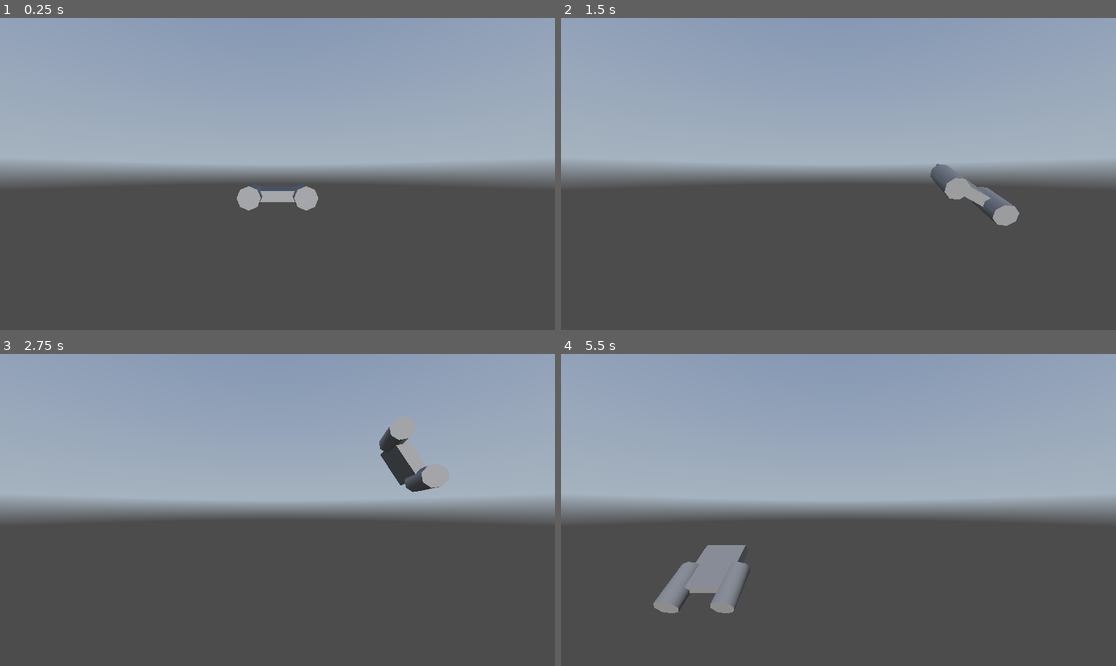
Above: before the commit, frames 1-4 (two rows, left to right).
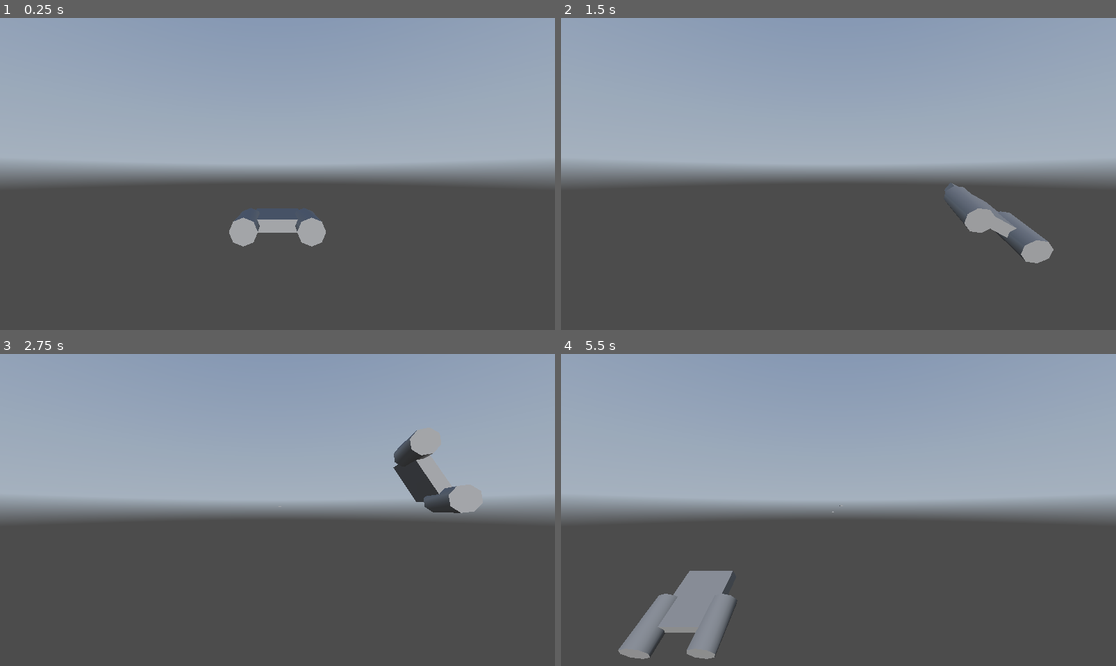
Above: after the commit, the same moments.

Repository: mihaly-nulla/Space-Invaders-Genesis
Game: Godot game, scene res://Assets/Cenas/Space/space.tscn
Same seed, same stepped clock (60 frames per second), same inputs: the game is played once before the commit and once after it. A sky picture missing from this copy of the repository is replaced by a grey-blue gradient.
Inputs:
- Up to frame 1 (0.25 s): no input
- Up to frame 2 (1.5 s): tap Enter at 0.5 s; hold D (move_right) 0.53-1.28 s; hold S (move_down) from 1.28 s (still down)
- Up to frame 3 (2.75 s): release S (move_down) at 2.03 s; hold D (move_right) from 2.03 s (still down)
- Up to frame 4 (5.5 s): release D (move_right) at 2.78 s; hold W (move_up) 2.78-3.53 s; hold A (move_left) 3.53-5.03 s; hold S (move_down) from 5.03 s (still down)

The runs differ from the first frame. In frame 1, 2.3% of the frame differs, in the area x 41-59%, y 53-74%; in frame 2, 2.2%; in frame 3, 1.2%; in frame 4, 3.5%, in the area x 10-51%, y 48-98%.

Commit message:
:sparkles: feat: Adição de funcionalidade dos inimigos

Diff:
--- a/Assets/Cenas/Space/CameraDistanceControl.gd
+++ /dev/null
@@ -1,19 +0,0 @@
-extends Camera3D
-
-@export var player : Node3D
-var player_controller : CharacterBody3D
-
-func _ready():
-	player_controller = player.get_node("PlayerController") as CharacterBody3D
-	if player_controller == null:
-		print("PlayerController não foi encontrado como subnó de Player.")
-func limit_player_boost_distance():
-	var camera_z = self.global_transform.origin.z
-	var player_z = player_controller.global_transform.origin.z
-	if player_z > camera_z + 1:
-		player.global_transform.origin.z = camera_z + 10
-	elif player_z < camera_z + 15:
-		player.global_transform.origin.z = camera_z + 15
-# Called every frame. 'delta' is the elapsed time since the previous frame.
-func _physics_process(delta):
-	limit_player_boost_distance()
--- a/Assets/Cenas/Space/space.tscn
+++ b/Assets/Cenas/Space/space.tscn
@@ -1,7 +1,8 @@
-[gd_scene load_steps=7 format=3 uid="uid://c2v8g5mqb3xi6"]
+[gd_scene load_steps=8 format=3 uid="uid://c2v8g5mqb3xi6"]
 
 [ext_resource type="PackedScene" uid="uid://b1lrhd8q2bbk2" path="res://Assets/Modelos/Player.tscn" id="1_dcpj7"]
 [ext_resource type="Texture2D" uid="uid://b27hhjmkpd18y" path="res://Assets/Cenas/Space/Skybox/panorama_image.png" id="2_w78kr"]
+[ext_resource type="PackedScene" uid="uid://b2e4iaulufxxs" path="res://Assets/Modelos/EnemySpawner.tscn" id="3_u8fmw"]
 
 [sub_resource type="PanoramaSkyMaterial" id="PanoramaSkyMaterial_f8iii"]
 panorama = ExtResource("2_w78kr")
@@ -12,15 +13,23 @@
 [sub_resource type="Environment" id="Environment_mbgdm"]
 background_mode = 2
 sky = SubResource("Sky_w61hc")
+ambient_light_source = 3
+reflected_light_source = 2
+ssao_enabled = true
+sdfgi_enabled = true
+sdfgi_use_occlusion = true
+glow_enabled = true
+volumetric_fog_emission_energy = 0.0
 
 [sub_resource type="WorldBoundaryShape3D" id="WorldBoundaryShape3D_0eikx"]
 
 [node name="Space" type="Node3D"]
 
 [node name="Player" parent="." instance=ExtResource("1_dcpj7")]
+transform = Transform3D(1, 0, 0, 0, 1, 0, 0, 0, 1, 0, 0, -8)
 
 [node name="SceneCamera" type="Camera3D" parent="."]
-transform = Transform3D(1, 0, 0, 0, 1, 0, 0, 0, 1, 0, 1, 9.32616)
+transform = Transform3D(1, 0, 0, 0, 1, 0, 0, 0, 1, 0, 2, 0)
 
 [node name="WorldEnvironment" type="WorldEnvironment" parent="."]
 environment = SubResource("Environment_mbgdm")
@@ -28,7 +37,7 @@
 [node name="DirectionalLight3D" type="DirectionalLight3D" parent="."]
 
 [node name="Playfield" type="StaticBody3D" parent="."]
-transform = Transform3D(2, 0, 0, 0, 2, 0, 0, 0, 2, 0, 0, 5.25569)
+transform = Transform3D(2, 0, 0, 0, 2, 0, 0, 0, 2, 0, 0, -3.74431)
 collision_layer = 2
 
 [node name="Boundary1" type="CollisionShape3D" parent="Playfield"]
@@ -38,3 +47,6 @@
 [node name="Boundary2" type="CollisionShape3D" parent="Playfield"]
 transform = Transform3D(1, 0, 0, 0, -4.37114e-08, -1, 0, 1, -4.37114e-08, 0, 0, -14.034)
 shape = SubResource("WorldBoundaryShape3D_0eikx")
+
+[node name="EnemySpawner" parent="." instance=ExtResource("3_u8fmw")]
+transform = Transform3D(1, 0, 0, 0, 1, 0, 0, 0, 1, 0, 0, -400)
--- /dev/null
+++ b/Assets/Modelos/Enemy.tscn
@@ -0,0 +1,30 @@
+[gd_scene load_steps=3 format=3 uid="uid://dq7k5lp1wrtk"]
+
+[ext_resource type="Script" path="res://Assets/Scripts/MovementSystem/enemy_controller.gd" id="1_k8w08"]
+
+[sub_resource type="BoxShape3D" id="BoxShape3D_thguu"]
+size = Vector3(1, 1, 4.17993)
+
+[node name="Enemy" type="Node3D"]
+script = ExtResource("1_k8w08")
+
+[node name="EnemyController" type="CharacterBody3D" parent="."]
+
+[node name="CollisionShape3D" type="CollisionShape3D" parent="EnemyController"]
+transform = Transform3D(4.84449, 0, 0, 0, 1.89402, 0, 0, 0, 1, 0, 0, -0.873413)
+shape = SubResource("BoxShape3D_thguu")
+
+[node name="EnemyMeshRoot" type="Node3D" parent="EnemyController"]
+
+[node name="Base" type="CSGBox3D" parent="EnemyController/EnemyMeshRoot"]
+transform = Transform3D(3.34245, 0, 0, 0, 1.39091, 0, 0, 0, 1, 0, 0, -1.22327)
+size = Vector3(1, 1, 3.44653)
+
+[node name="Engine1" type="CSGCylinder3D" parent="EnemyController/EnemyMeshRoot"]
+transform = Transform3D(1, 0, 0, 0, -4.37114e-08, -1, 0, 1, -4.37114e-08, -2, 0, 0)
+
+[node name="Turret" type="CSGSphere3D" parent="EnemyController/EnemyMeshRoot"]
+transform = Transform3D(1, 0, 0, 0, 1, 0, 0, 0, 1, 0, 0.686962, -0.440786)
+
+[node name="Engine2" type="CSGCylinder3D" parent="EnemyController/EnemyMeshRoot"]
+transform = Transform3D(1, 0, 0, 0, -4.37114e-08, -1, 0, 1, -4.37114e-08, 2, 0, 0)
--- /dev/null
+++ b/Assets/Modelos/EnemySpawner.tscn
@@ -0,0 +1,12 @@
+[gd_scene load_steps=2 format=3 uid="uid://b2e4iaulufxxs"]
+
+[ext_resource type="Script" path="res://Assets/Scripts/SpawnerSystem/spawner_controller.gd" id="1_rk0uj"]
+
+[node name="EnemySpawner" type="Node3D"]
+script = ExtResource("1_rk0uj")
+
+[node name="Timer" type="Timer" parent="."]
+wait_time = 2.0
+autostart = true
+
+[connection signal="timeout" from="Timer" to="." method="_on_timer_timeout"]
--- /dev/null
+++ b/Assets/Modelos/PlayerBullet.tscn
@@ -0,0 +1,28 @@
+[gd_scene load_steps=4 format=3 uid="uid://d2nws4qm536tb"]
+
+[sub_resource type="CapsuleMesh" id="CapsuleMesh_dq12q"]
+
+[sub_resource type="StandardMaterial3D" id="StandardMaterial3D_o0e16"]
+albedo_color = Color(0, 0, 0, 1)
+emission_enabled = true
+emission = Color(0.192157, 1, 1, 1)
+emission_energy_multiplier = 16.0
+
+[sub_resource type="CapsuleShape3D" id="CapsuleShape3D_fpiuh"]
+radius = 0.586964
+height = 2.24592
+
+[node name="PlayerBullet" type="Node3D"]
+
+[node name="CharacterBody3D" type="CharacterBody3D" parent="."]
+
+[node name="MeshInstance3D" type="MeshInstance3D" parent="CharacterBody3D"]
+transform = Transform3D(0.3, 0, 0, 0, -1.31134e-08, -0.3, 0, 0.3, -1.31134e-08, 0, 0, 0)
+mesh = SubResource("CapsuleMesh_dq12q")
+surface_material_override/0 = SubResource("StandardMaterial3D_o0e16")
+
+[node name="Area3D" type="Area3D" parent="CharacterBody3D"]
+
+[node name="CollisionShape3D" type="CollisionShape3D" parent="CharacterBody3D/Area3D"]
+transform = Transform3D(2, 0, 0, 0, -8.74228e-08, -2, 0, 2, -8.74228e-08, 0, 0, 0)
+shape = SubResource("CapsuleShape3D_fpiuh")
--- /dev/null
+++ b/Assets/Scripts/MovementSystem/enemy_controller.gd
@@ -0,0 +1,24 @@
+extends Node3D
+
+var enemy_speed = randf_range(20,50)
+var enemy_accel = randf_range(0.25,0.6)
+
+var enemy : CharacterBody3D
+var velocity_vector : Vector3
+
+func _ready(): # Recupere o subnó chamado "PlayerController" do tipo CharacterBody3D
+	enemy = get_node("EnemyController") as CharacterBody3D
+	if enemy == null:
+		print("CharacterBody3D não foi encontrado como subnó de Enemy.")
+func _physics_process(delta):
+	if enemy:
+		var direction_vector = (Vector3.ZERO - enemy.global_transform.origin)
+		#velocity_vector.x = move_toward(velocity_vector.x, direction_vector.x * enemy_speed, enemy_accel/2.0)
+		#velocity_vector.y = move_toward(velocity_vector.y, direction_vector.y * enemy_speed, enemy_accel/2.0)
+		velocity_vector.z = move_toward(velocity_vector.z, direction_vector.z * enemy_speed, enemy_accel)
+
+		enemy.velocity = enemy.velocity.lerp(velocity_vector, enemy_accel * delta)
+
+		enemy.move_and_slide()
+		if enemy.global_transform.origin.z > 10:
+			queue_free()
--- /dev/null
+++ b/Assets/Scripts/SpawnerSystem/spawner_controller.gd
@@ -0,0 +1,13 @@
+extends Node3D
+
+@onready var main = get_tree().current_scene
+var Enemy = preload("res://Assets/Modelos/Enemy.tscn")
+func spawn():
+	var spawned_enemy = Enemy.instantiate()
+	main.add_child(spawned_enemy)
+	spawned_enemy.global_transform.origin = self.global_transform.origin + Vector3(randf_range(-15,15), randf_range(-10,10), randf_range(-1, 1))
+
+
+
+func _on_timer_timeout():
+	spawn()
